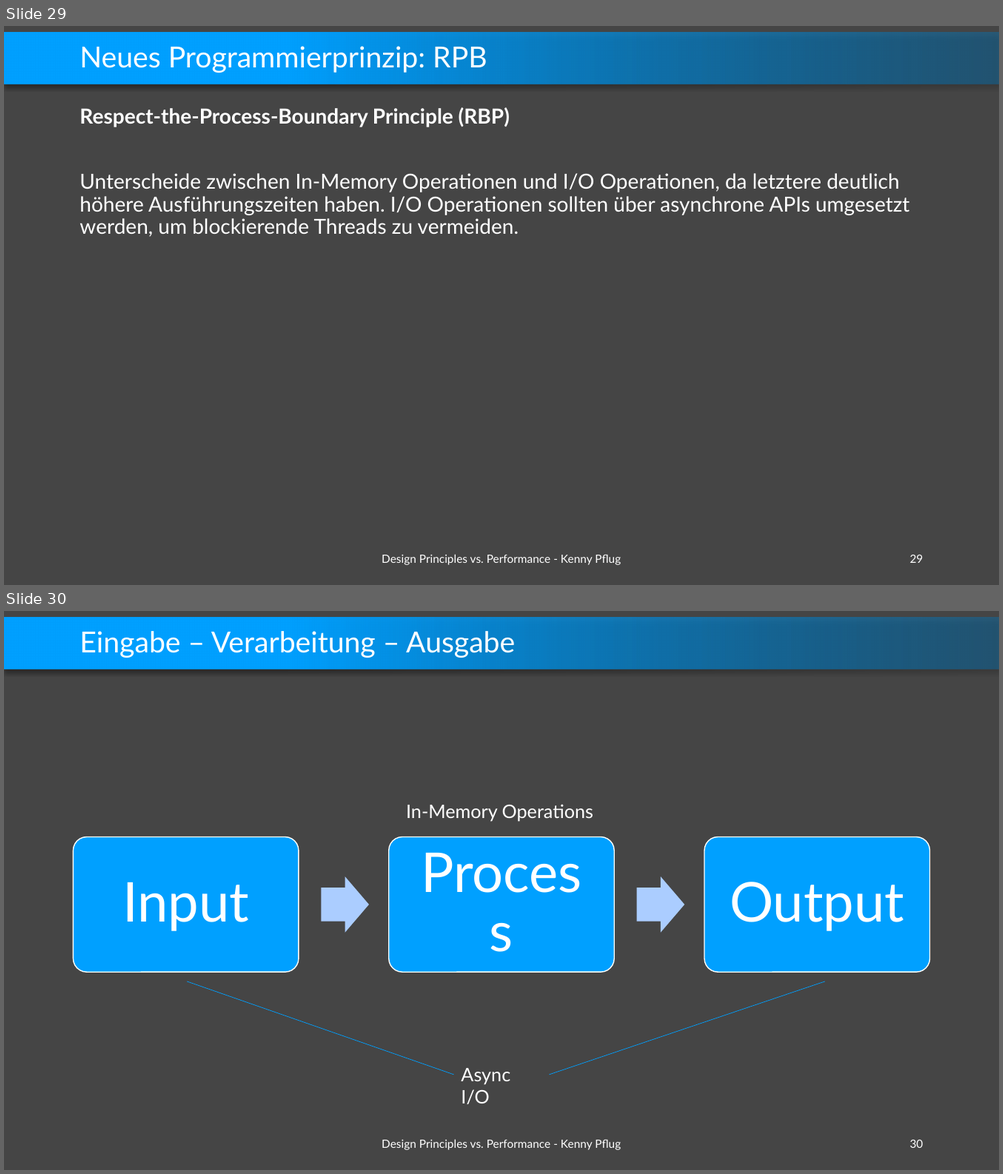
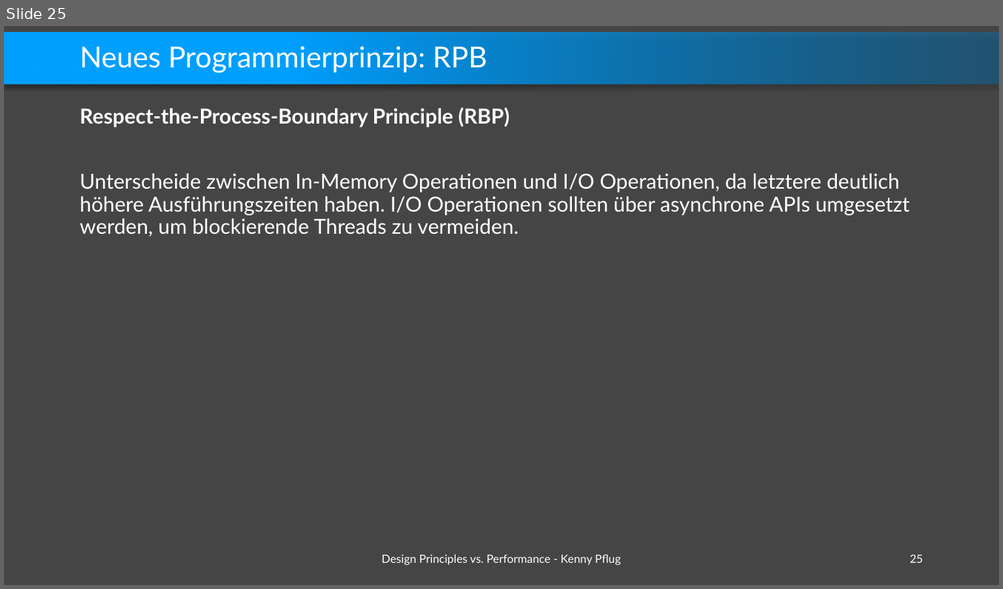
Before and after one commit to feO2x/Adc2021.DesignPrinciplesVsPerformance, a slide deck: Design Principles vs. Performance.pptx. Shown one above the other, each under a label of ours: slides 29 and 30 before the commit, slide 25 after it. The pictures are 1003x1174 and 1003x589 pixels, drawn with LibreOffice and Linux fonts; fonts in the diff are those of the drawing; background and template pictures are left out. Boxes give left, top, right and bottom in pixels: in the first picture for what was removed or moved away, otherwise in the second. Text is boxed around its words. In the diff, an @@ line names an element or a change of style, - is before the commit and + after.

```diff
--- a/Design Principles vs. Performance.pptx
+++ b/Design Principles vs. Performance.pptx
@@ slide 30 removed at [4,611,999,1170], background #454545; not listed: 1 template element that a slide beside it also shows @@
@@ title removed at [79,631,515,658] @@
-Eingabe – Verarbeitung – Ausgabe
@@ text removed at [406,804,593,821] @@
-In-Memory Operations
@@ group removed at [74,837,930,972]: 3 rounded rectangles, 3 texts, 2 right arrows @@
-Input
-Process
-Output
@@ line removed from (454, 1075) to (187, 982) @@
@@ line removed from (825, 982) to (549, 1075) @@
@@ text removed at [461,1068,510,1105] @@
-Async I/O
@@ text removed at [381,1139,620,1150] @@
-Design Principles vs. Performance - Kenny Pflug
@@ page number removed at [910,1140,923,1148] @@
-30
@@ what was slide 29 is now slide 25 @@
@@ page number at [910,555,923,563]: text changed @@
-29
+25
```
Also in this commit, not shown: 6 slides changed, 1 slide added, 5 other slides removed.
